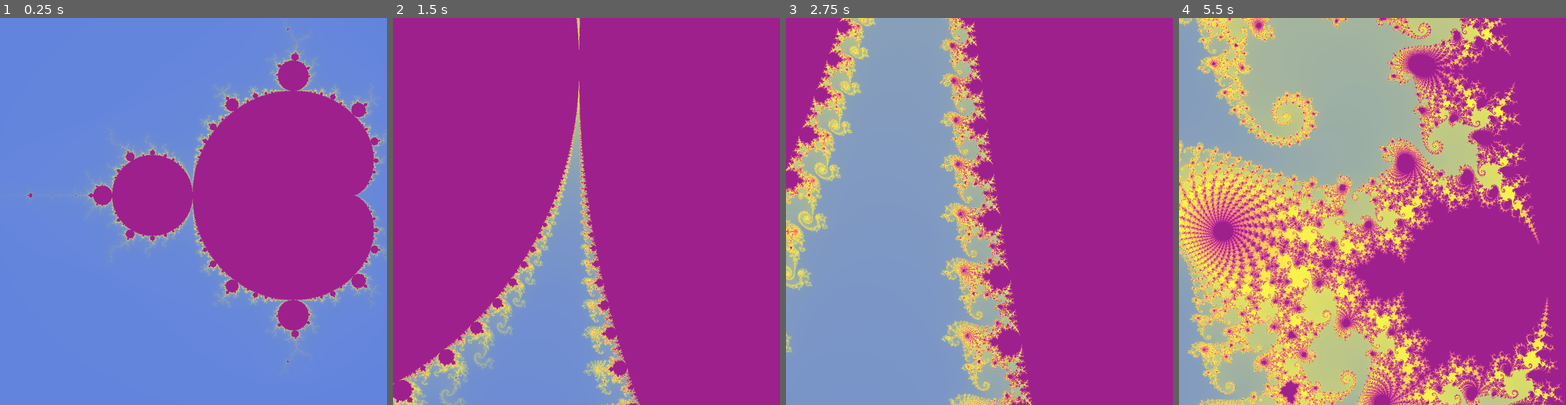
Above: before the commit, frames 1-4 (left to right).
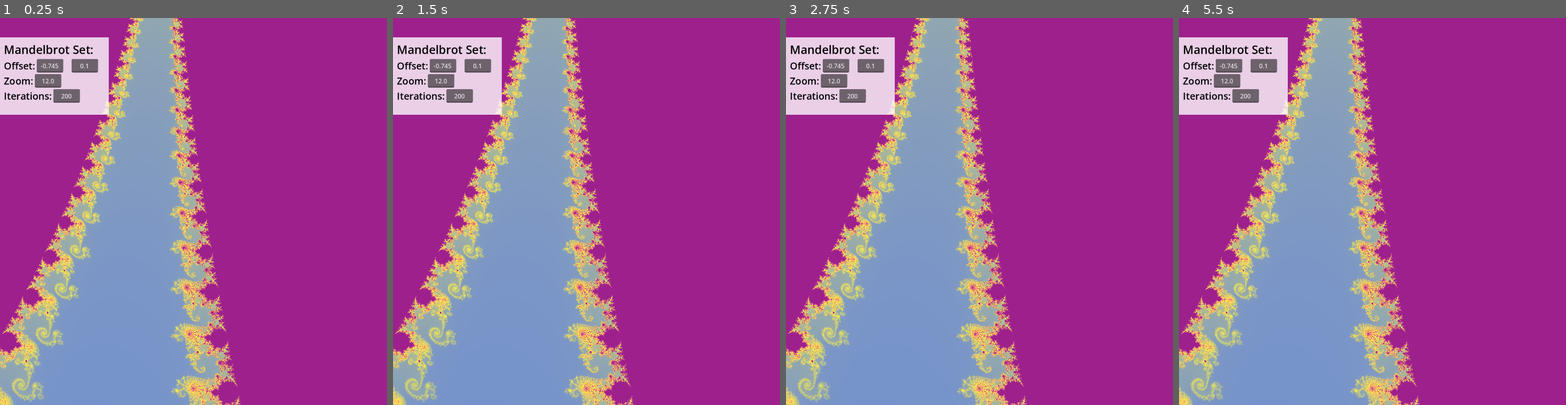
Above: after the commit, the same moments.

Repository: PhilippeZ-Dev/CreativeCoding
Game: Godot game, scene res://Scenes/fractals.tscn
The game is run twice, just before and just after one commit, with the same random seed, the same clock (stepped at 60 frames per second) and the same inputs.
Inputs:
- Up to frame 1 (0.25 s): no input
- Up to frame 2 (1.5 s): no input
- Up to frame 3 (2.75 s): no input
- Up to frame 4 (5.5 s): no input

The runs differ from the first frame. In frame 1, 64% of the frame differs, in the area x 0-100%, y 0-100%; in frame 2, 31%; in frame 3, 30%; in frame 4, 63%.

Commit message:
ui controls for manderbrot shader

Diff:
--- a/Materials/M_Mandelbrot.tres
+++ b/Materials/M_Mandelbrot.tres
@@ -1,12 +1,12 @@
-[gd_resource type="ShaderMaterial" load_steps=3 format=3 uid="uid://c0hlegqjy3u62"]
+[gd_resource type="ShaderMaterial" format=3 uid="uid://c0hlegqjy3u62"]
 
-[ext_resource type="Shader" path="res://Shaders/Mandelbrot.gdshader" id="1_au41u"]
+[ext_resource type="Shader" uid="uid://y2u6prk8mgwl" path="res://Shaders/Mandelbrot.gdshader" id="1_au41u"]
 [ext_resource type="Texture2D" uid="uid://e0oojvo7il5v" path="res://Ressources/MandelbrotGradient.tres" id="2_0qkbc"]
 
 [resource]
 shader = ExtResource("1_au41u")
 shader_parameter/offset = Vector2(-0.745, 0.1)
-shader_parameter/zoom = 0.4
-shader_parameter/zoomSpeed = 3.0
+shader_parameter/zoom = 12.0
+shader_parameter/zoomSpeed = 0.0
 shader_parameter/iterations = 500
 shader_parameter/gradient = ExtResource("2_0qkbc")
--- a/Scenes/fractals.tscn
+++ b/Scenes/fractals.tscn
@@ -8,17 +8,23 @@
 [ext_resource type="Script" uid="uid://7mwytj4mg015" path="res://Scripts/JuliaSetsAnimation.gd" id="5_d6kcm"]
 [ext_resource type="Material" uid="uid://dl1r3lhiime8l" path="res://Materials/M_Newton.tres" id="6_pkxfo"]
 [ext_resource type="Material" uid="uid://bqs6bx71xenq5" path="res://Materials/M_RayMarching.tres" id="7_pkxfo"]
+[ext_resource type="Script" uid="uid://dng1j0tt2vwmi" path="res://Scripts/UI_controls/UItoMandelbrot.gd" id="8_au54f"]
 
 [sub_resource type="StyleBoxFlat" id="StyleBoxFlat_eoume"]
 bg_color = Color(1, 1, 1, 0.784314)
 
 [sub_resource type="Theme" id="Theme_54jo5"]
 Label/colors/font_color = Color(0, 0, 0, 1)
+Label/font_sizes/font_size = 25
 MarginContainer/constants/margin_bottom = 10
 MarginContainer/constants/margin_left = 10
 MarginContainer/constants/margin_right = 10
 MarginContainer/constants/margin_top = 10
 PanelContainer/styles/panel = SubResource("StyleBoxFlat_eoume")
+
+[sub_resource type="LabelSettings" id="LabelSettings_pkxfo"]
+font_size = 30
+font_color = Color(0, 0, 0, 1)
 
 [node name="Fractals" type="Node2D" unique_id=1808670684]
 
@@ -80,34 +86,106 @@
 metadata/_edit_use_anchors_ = true
 
 [node name="Controls" type="Control" parent="." unique_id=1907847054]
-visible = false
 layout_mode = 3
 anchors_preset = 15
 anchor_right = 1.0
 anchor_bottom = 1.0
-offset_right = 720.0
-offset_bottom = 720.0
+offset_right = 500.0
+offset_bottom = 1000.0
 grow_horizontal = 2
 grow_vertical = 2
 
 [node name="PanelContainer" type="PanelContainer" parent="Controls" unique_id=2069306550]
 layout_mode = 1
 anchors_preset = -1
-anchor_top = 0.7
-anchor_right = 0.3
-anchor_bottom = 1.0
+anchor_top = 0.05
+anchor_right = 0.5
+anchor_bottom = 0.25
 grow_vertical = 0
 theme = SubResource("Theme_54jo5")
 
 [node name="MarginContainer" type="MarginContainer" parent="Controls/PanelContainer" unique_id=2024202763]
 layout_mode = 2
 
-[node name="VBoxContainer" type="VBoxContainer" parent="Controls/PanelContainer/MarginContainer" unique_id=774342719]
-layout_mode = 2
-alignment = 1
-
-[node name="HSlider" type="HSlider" parent="Controls/PanelContainer/MarginContainer/VBoxContainer" unique_id=1239905101]
-layout_mode = 2
+[node name="Mandelbrot_Set" type="VBoxContainer" parent="Controls/PanelContainer/MarginContainer" unique_id=774342719]
+material = ExtResource("1_bup5k")
+layout_mode = 2
+script = ExtResource("8_au54f")
+material = ExtResource("1_bup5k")
+u_zoom = "zoom"
+u_offset = "offset"
+u_iterations = "iterations"
+
+[node name="Title_Mandelbrot" type="Label" parent="Controls/PanelContainer/MarginContainer/Mandelbrot_Set" unique_id=1372482392]
+layout_mode = 2
+text = "Mandelbrot Set:"
+label_settings = SubResource("LabelSettings_pkxfo")
+
+[node name="Offset" type="HBoxContainer" parent="Controls/PanelContainer/MarginContainer/Mandelbrot_Set" unique_id=676616387]
+layout_mode = 2
+size_flags_vertical = 0
+
+[node name="t_Offset" type="Label" parent="Controls/PanelContainer/MarginContainer/Mandelbrot_Set/Offset" unique_id=1536757918]
+layout_mode = 2
+text = "Offset:"
+
+[node name="Vector2" type="HBoxContainer" parent="Controls/PanelContainer/MarginContainer/Mandelbrot_Set/Offset" unique_id=380374188]
+layout_mode = 2
+alignment = 1
+
+[node name="X_offset" type="SpinBox" parent="Controls/PanelContainer/MarginContainer/Mandelbrot_Set/Offset/Vector2" unique_id=460218145]
+layout_mode = 2
+min_value = -20.0
+max_value = 20.0
+step = 0.005
+value = -0.745000000000001
+alignment = 1
+
+[node name="Y_offset" type="SpinBox" parent="Controls/PanelContainer/MarginContainer/Mandelbrot_Set/Offset/Vector2" unique_id=139782160]
+layout_mode = 2
+min_value = -20.0
+max_value = 20.0
+step = 0.005
+value = 0.10000000000000142
+alignment = 1
+
+[node name="Zoom" type="HBoxContainer" parent="Controls/PanelContainer/MarginContainer/Mandelbrot_Set" unique_id=572336615]
+layout_mode = 2
+size_flags_vertical = 0
+
+[node name="t_Zoom" type="Label" parent="Controls/PanelContainer/MarginContainer/Mandelbrot_Set/Zoom" unique_id=1819134582]
+layout_mode = 2
+text = "Zoom:"
+
+[node name="v_Zoom" type="SpinBox" parent="Controls/PanelContainer/MarginContainer/Mandelbrot_Set/Zoom" unique_id=1875287508]
+layout_mode = 2
+min_value = -0.8
+max_value = 1000.0
+step = 0.1
+value = 12.0
+allow_greater = true
+allow_lesser = true
+alignment = 1
+update_on_text_changed = true
+custom_arrow_step = 0.1
+
+[node name="Iterations" type="HBoxContainer" parent="Controls/PanelContainer/MarginContainer/Mandelbrot_Set" unique_id=622958231]
+layout_mode = 2
+size_flags_vertical = 0
+
+[node name="t_Iterations" type="Label" parent="Controls/PanelContainer/MarginContainer/Mandelbrot_Set/Iterations" unique_id=1428377062]
+layout_mode = 2
+text = "Iterations:"
+
+[node name="v_Iterations" type="SpinBox" parent="Controls/PanelContainer/MarginContainer/Mandelbrot_Set/Iterations" unique_id=1704081802]
+layout_mode = 2
+min_value = 1.0
+max_value = 1000.0
+value = 200.0
+allow_greater = true
+allow_lesser = true
+alignment = 1
+update_on_text_changed = true
 
 [node name="Screenshot" type="Node" parent="." unique_id=1224829559]
 script = ExtResource("3_iaxo3")
@@ -115,3 +193,8 @@
 sequenceLength = 800
 destinationFolderPath = "res://Screenshots/Heart/"
 screenshotName = "heart"
+
+[connection signal="value_changed" from="Controls/PanelContainer/MarginContainer/Mandelbrot_Set/Offset/Vector2/X_offset" to="Controls/PanelContainer/MarginContainer/Mandelbrot_Set" method="_on_x_offset_value_changed"]
+[connection signal="value_changed" from="Controls/PanelContainer/MarginContainer/Mandelbrot_Set/Offset/Vector2/Y_offset" to="Controls/PanelContainer/MarginContainer/Mandelbrot_Set" method="_on_y_offset_value_changed"]
+[connection signal="value_changed" from="Controls/PanelContainer/MarginContainer/Mandelbrot_Set/Zoom/v_Zoom" to="Controls/PanelContainer/MarginContainer/Mandelbrot_Set" method="_on_v_zoom_value_changed"]
+[connection signal="value_changed" from="Controls/PanelContainer/MarginContainer/Mandelbrot_Set/Iterations/v_Iterations" to="Controls/PanelContainer/MarginContainer/Mandelbrot_Set" method="_on_v_iterations_value_changed"]
--- /dev/null
+++ b/Scripts/UI_controls/UItoMandelbrot.gd
@@ -0,0 +1,24 @@
+class_name UItoMandelbrot
+extends Node
+
+@export var material:ShaderMaterial
+
+@export var u_zoom:String
+
+@export var u_offset:String
+@onready var offset_x: SpinBox = $Offset/Vector2/X_offset
+@onready var offset_y: SpinBox = $Offset/Vector2/Y_offset
+
+@export var u_iterations:String
+
+func _on_v_zoom_value_changed(value: float) -> void:
+	material.set_shader_parameter(u_zoom, value)
+
+func _on_x_offset_value_changed(value: float) -> void:
+	material.set_shader_parameter(u_offset, Vector2(value, offset_y.value))
+
+func _on_y_offset_value_changed(value: float) -> void:
+	material.set_shader_parameter(u_offset, Vector2(offset_x.value, value))
+
+func _on_v_iterations_value_changed(value: float) -> void:
+	material.set_shader_parameter(u_iterations, value)
Not shown, added: Scripts/UI_controls/UItoMandelbrot.gd.uid
